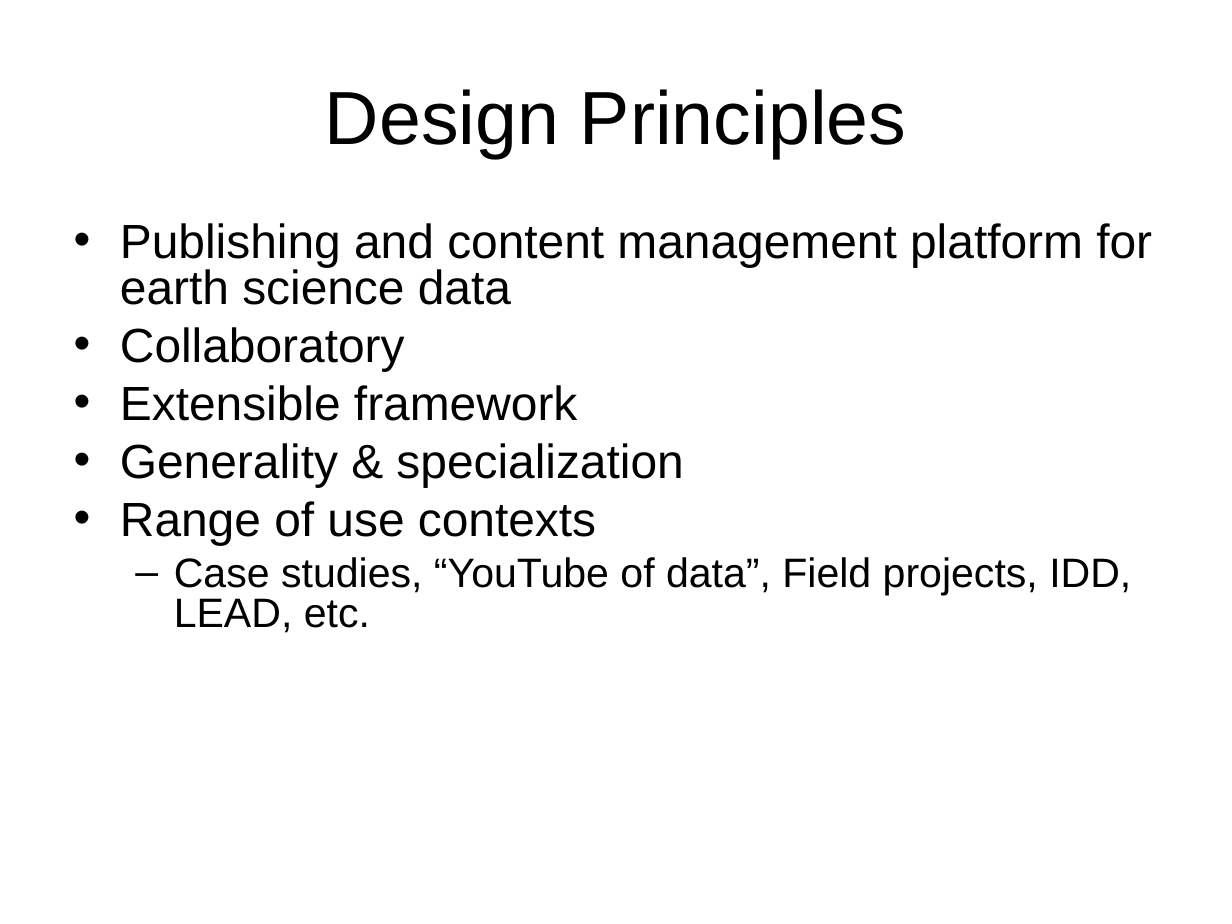
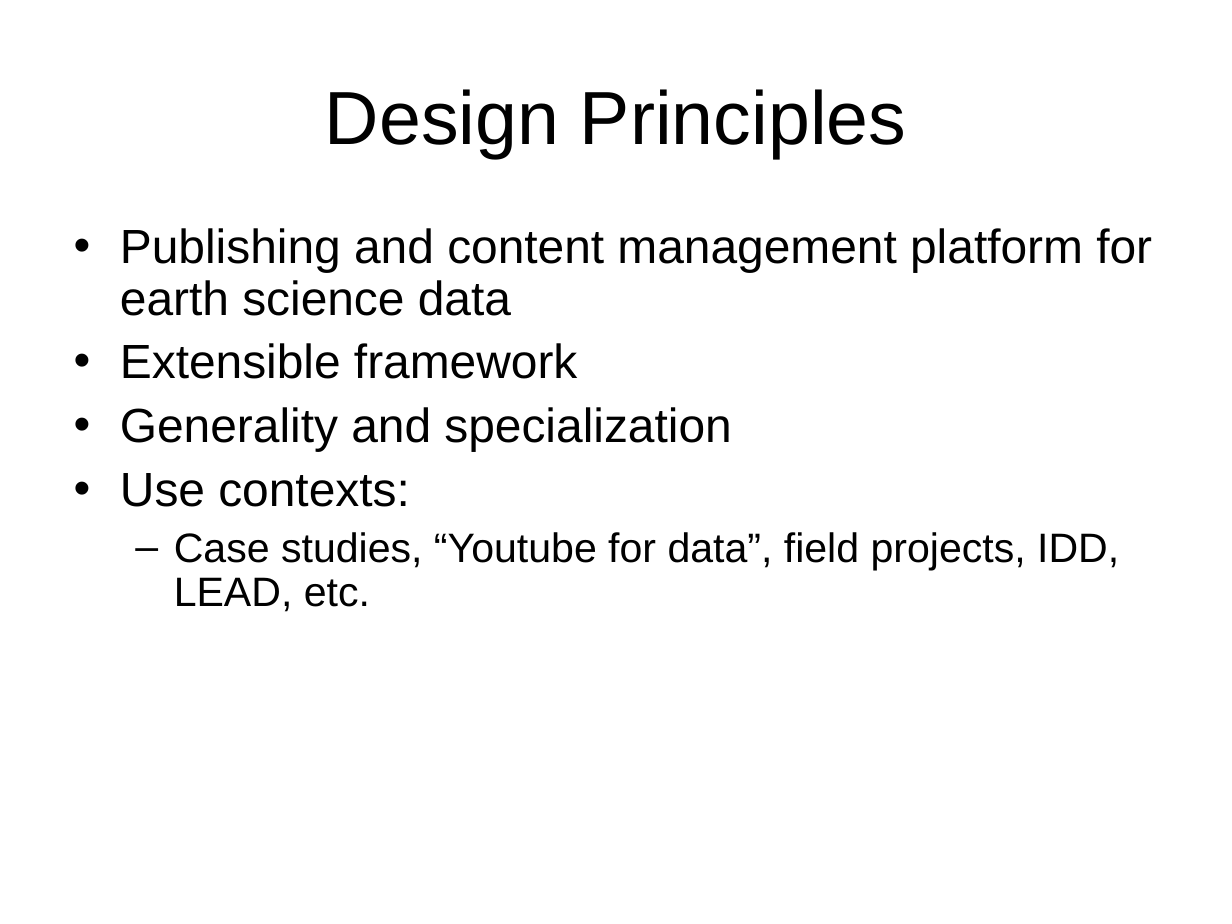
Before and after one commit to Unidata/IDV, a slide deck: slide 1 of ucar/unidata/repository/docs/presentations/architecture.ppt. Drawn at 1232x924 pixels with LibreOffice and Linux fonts; fonts in the diff are those of the drawing. Boxes give left, top, right and bottom in pixels: in the first picture for what was removed or moved away, otherwise in the second. Text is boxed around its words. In the diff, an @@ line names an element or a change of style, - is before the commit and + after.

```diff
--- a/ucar/unidata/repository/docs/presentations/architecture.ppt
+++ b/ucar/unidata/repository/docs/presentations/architecture.ppt
@@ text at [120, 228, 1152, 379]: line spacing 0.8 to 0.9 @@
@@ text at [120, 327, 405, 371]: paragraph removed @@
-• Collaboratory
@@ text at [120, 407, 1119, 612]: text changed @@
-• Generality & specialization
-• Range of use contexts
-  – Case studies, “YouTube of data”, Field projects, IDD, LEAD, etc.
+• Generality and specialization
+• Use contexts:
+  – Case studies, “Youtube for data”, field projects, IDD, LEAD, etc.
```
Also in this commit, not shown: 5 other slides changed, 2 slides added, 1 slide removed, 38 other files.
